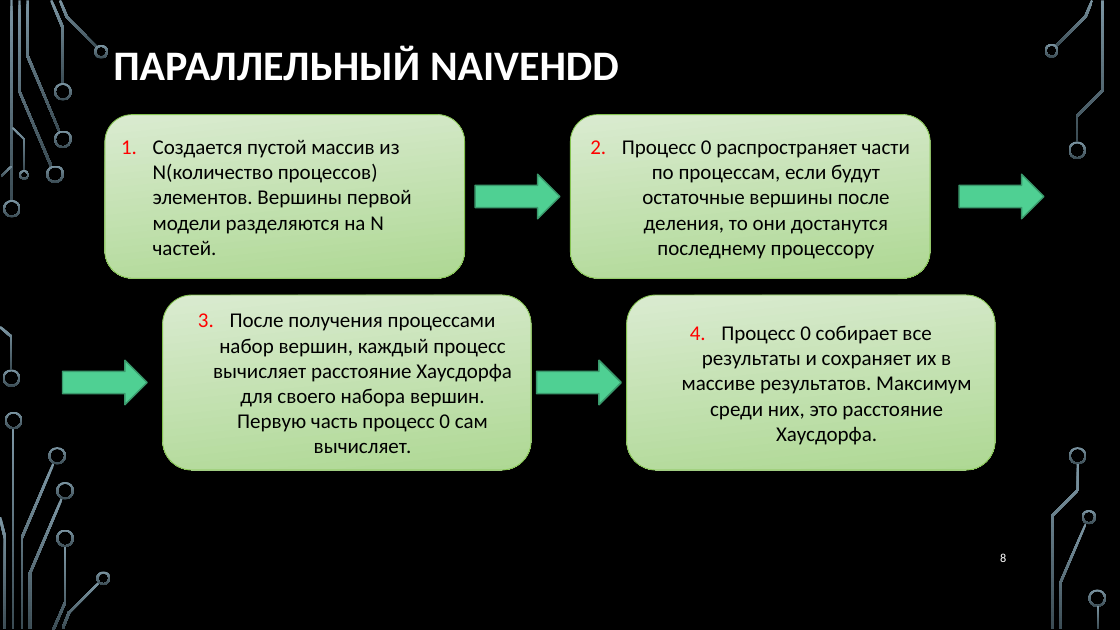
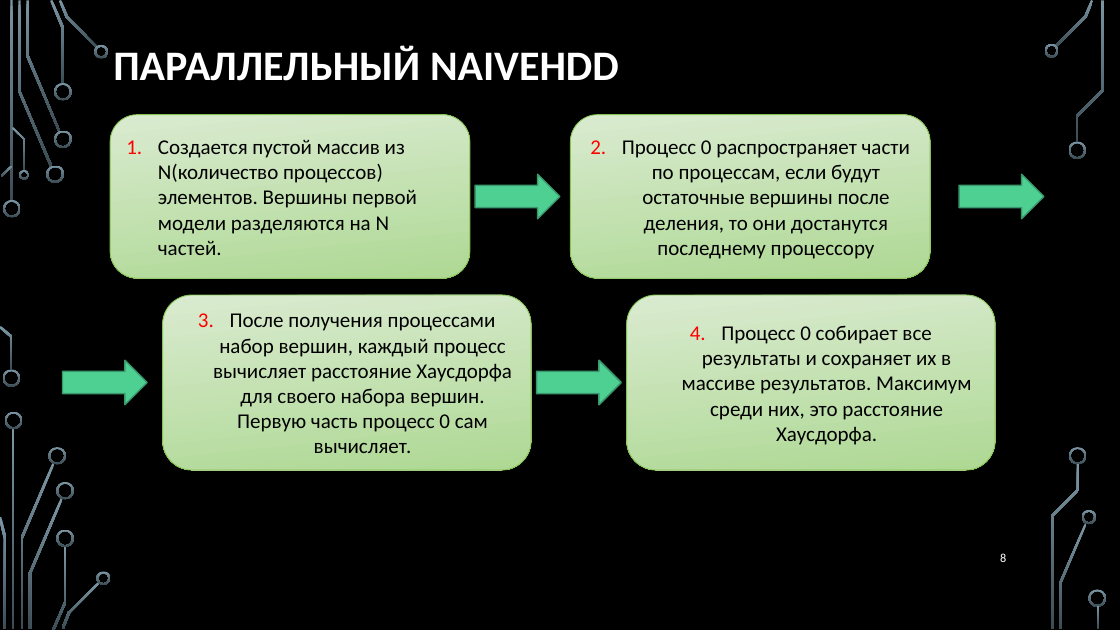
Before and after one commit to AxoyTO/Parallel_Closest_Object_Search, a slide deck: slide 8 of Presentations/Computation of Hausdorff Distance between 3D Meshes.pptx. Drawn at 1120x630 pixels with LibreOffice and Linux fonts; fonts in the diff are those of the drawing; background and template pictures are left out. Boxes give left, top, right and bottom in pixels: in the first picture for what was removed or moved away, otherwise in the second. Text is boxed around its words. In the diff, an @@ line names an element or a change of style, - is before the commit and + after.

```diff
--- a/Presentations/Computation of Hausdorff Distance between 3D Meshes.pptx
+++ b/Presentations/Computation of Hausdorff Distance between 3D Meshes.pptx
@@ rounded rectangle "Создается пустой массив из N(количество ...": place and size @@
-rounded rectangle "Создается пустой массив из N(количество ..." at <box>105,114,465,278</box>
+rounded rectangle "Создается пустой массив из N(количество ..." at <box>110,114,470,278</box>
```
Also in this commit, not shown: 24 other files.
